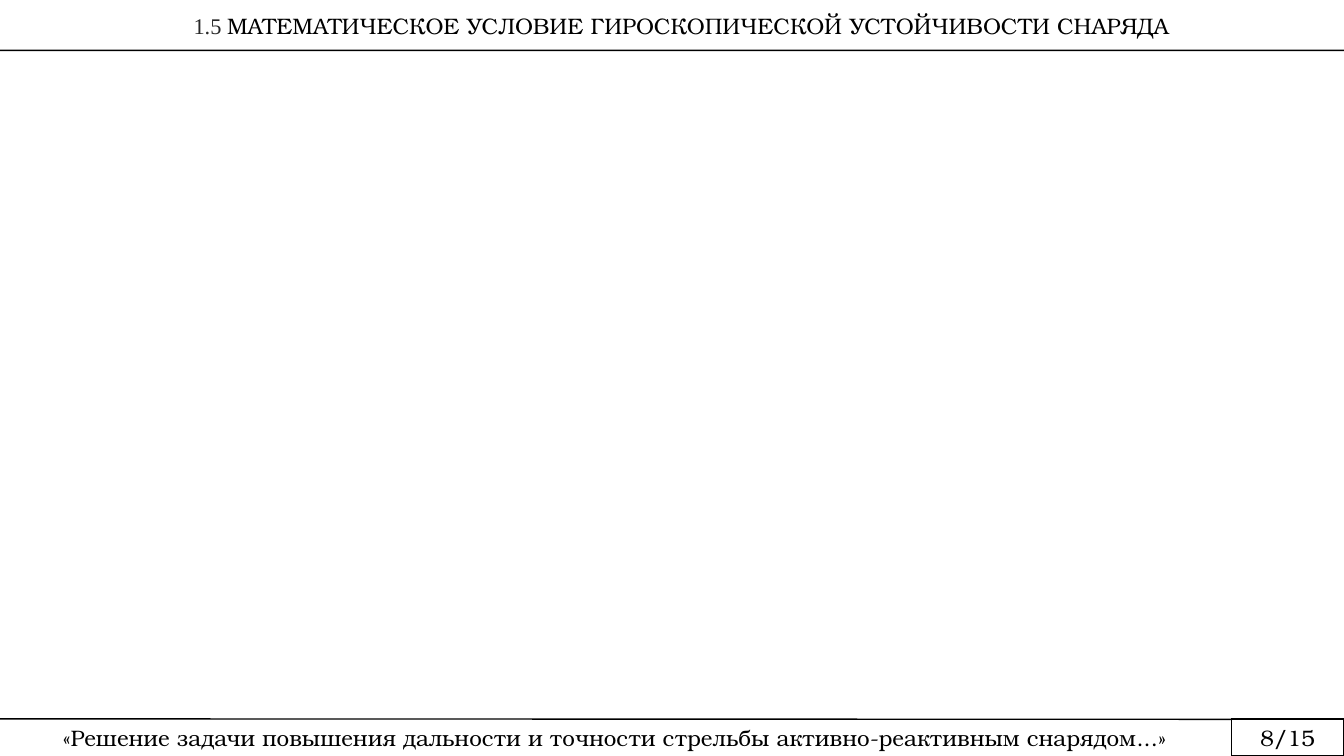
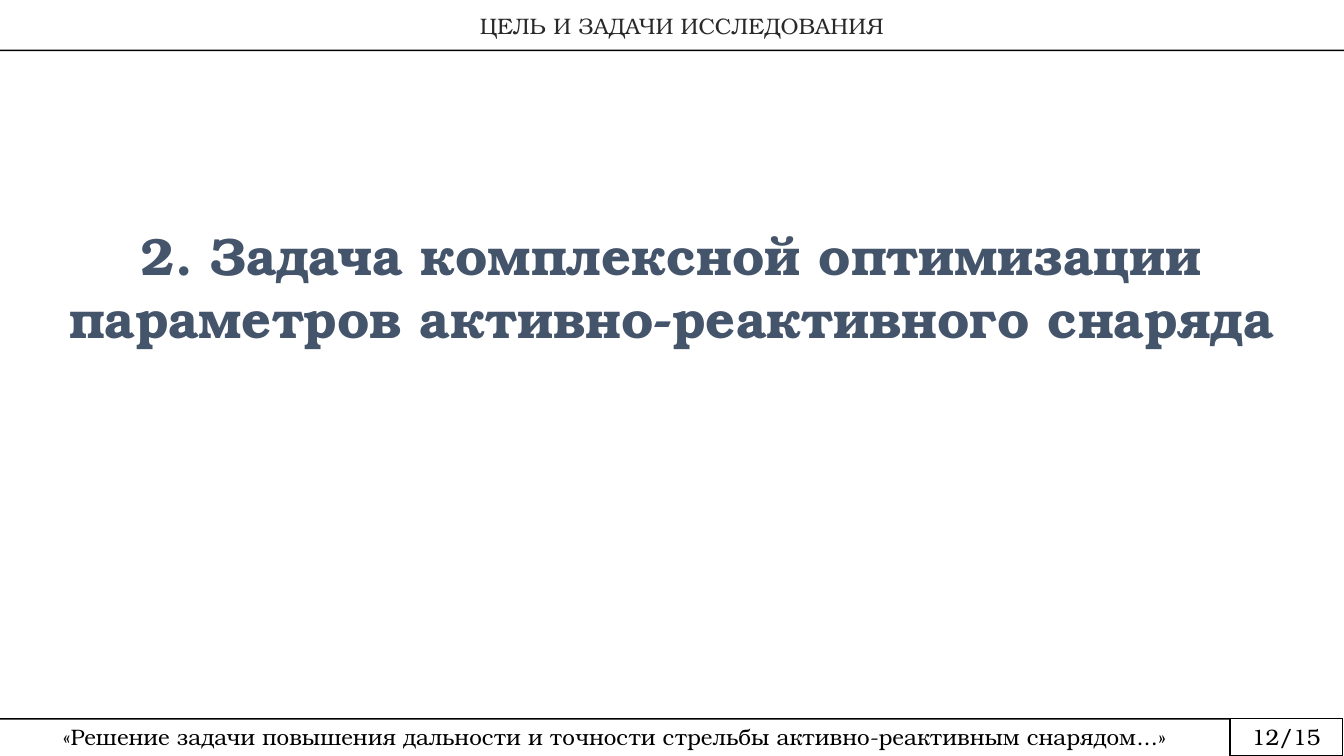
Before and after one commit to rustam-mansurov/cats, a slide deck: slide 13 of Аспирантура/План диссертации.pptx (slide 9 before the commit). Drawn at 1344x756 pixels with LibreOffice and Linux fonts; fonts in the diff are those of the drawing. Boxes give left, top, right and bottom in pixels: in the first picture for what was removed or moved away, otherwise in the second. Text is boxed around its words. In the diff, an @@ line names an element or a change of style, - is before the commit and + after.

```diff
--- a/Аспирантура/План диссертации.pptx
+++ b/Аспирантура/План диссертации.pptx
@@ text at (480,18,883,39): text changed; text colour #000000 to #292929 @@
-1.5 МАТЕМАТИЧЕСКОЕ УСЛОВИЕ ГИРОСКОПИЧЕСКОЙ УСТОЙЧИВОСТИ СНАРЯДА
+ЦЕЛЬ И ЗАДАЧИ ИССЛЕДОВАНИЯ
@@ text added at (69,236,1274,349), 28 pt, text #44546A, bold @@
+2. Задача комплексной оптимизации параметров активно-реактивного снаряда
@@ text at (1252,729,1321,748): text changed @@
-8/15
+12/15
```
Also in this commit, not shown: 13 other slides changed, 7 slides added, 6 other files.
